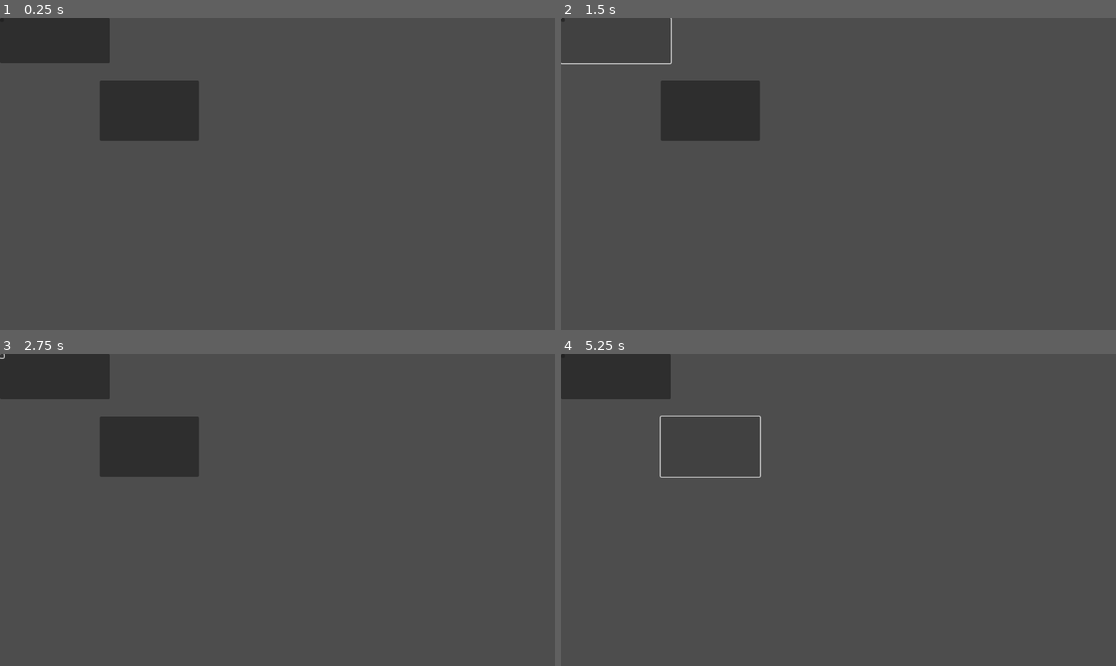
Above: before the commit, frames 1-4 (two rows, left to right).
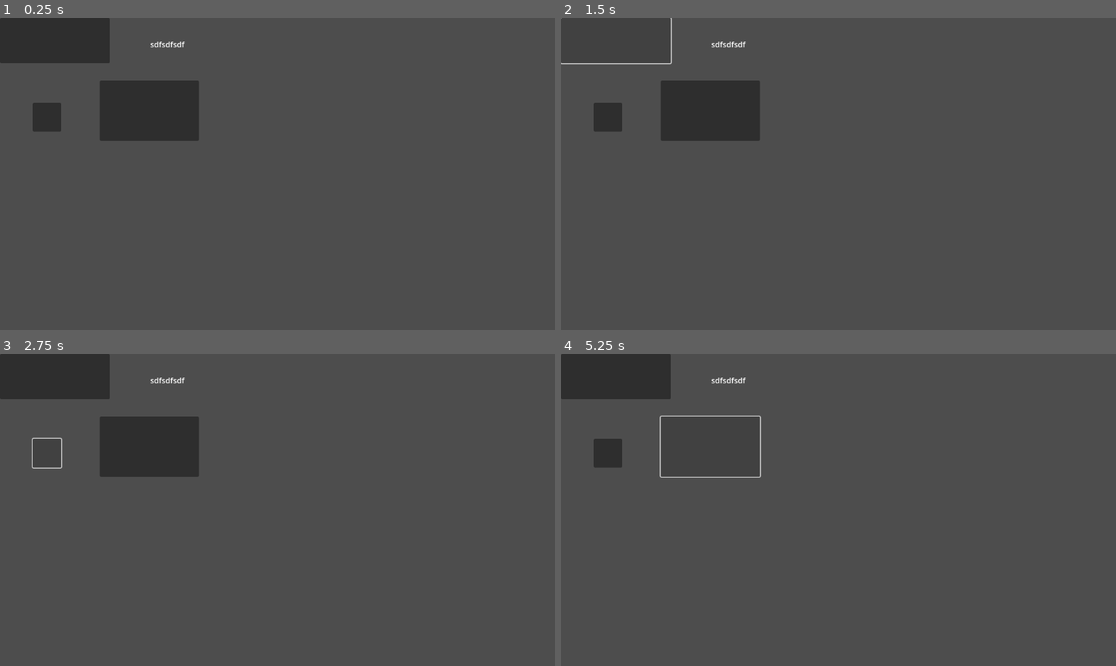
Above: after the commit, the same moments.

Repository: OnlyOne7946/lost-in-the-past
Game: Godot game, scene res://scenes/button.tscn
Same seed, same stepped clock (60 frames per second), same inputs: the game is played once before the commit and once after it. The project has no main scene, so this scene is started directly.
Inputs (mouse positions are in pixels of both pictures, inside the frame that each line leads up to; where the layout moved, square brackets give the same spot in the first picture):
- Up to frame 1 (0.25 s): no input
- Up to frame 2 (1.5 s): click (710, 111) at 0.5 s; click (616, 39) at 1.25 s
- Up to frame 3 (2.75 s): click (44, 453) [0, 357] at 2 s
- Up to frame 4 (5.25 s): click (710, 447) at 2.75 s; click (616, 375) at 3.5 s; click (605, 453) [561, 357] at 4.25 s; click (710, 447) at 5 s

The runs differ from the first frame. In frame 1, 0.5% of the frame differs, in the area x 5-34%, y 7-37%; in frame 2, 0.5%; in frame 3, 0.2%; in frame 4, 0.5%.

Commit message:
Update button.tscn

Diff:
--- a/scenes/button.tscn
+++ b/scenes/button.tscn
@@ -13,5 +13,14 @@
 offset_bottom = 94.0
 
 [node name="Button3" type="Button" parent="."]
-offset_right = 8.0
-offset_bottom = 8.0
+offset_left = 68.0
+offset_top = 176.0
+offset_right = 127.0
+offset_bottom = 236.0
+
+[node name="Label" type="Label" parent="."]
+offset_left = 312.0
+offset_top = 43.0
+offset_right = 383.0
+offset_bottom = 66.0
+text = "sdfsdfsdf"
